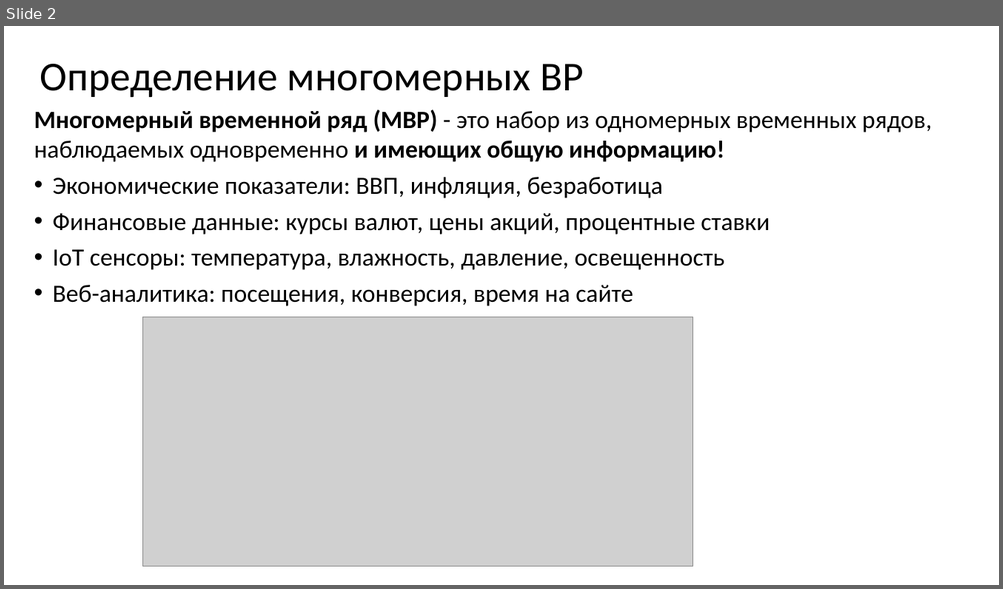
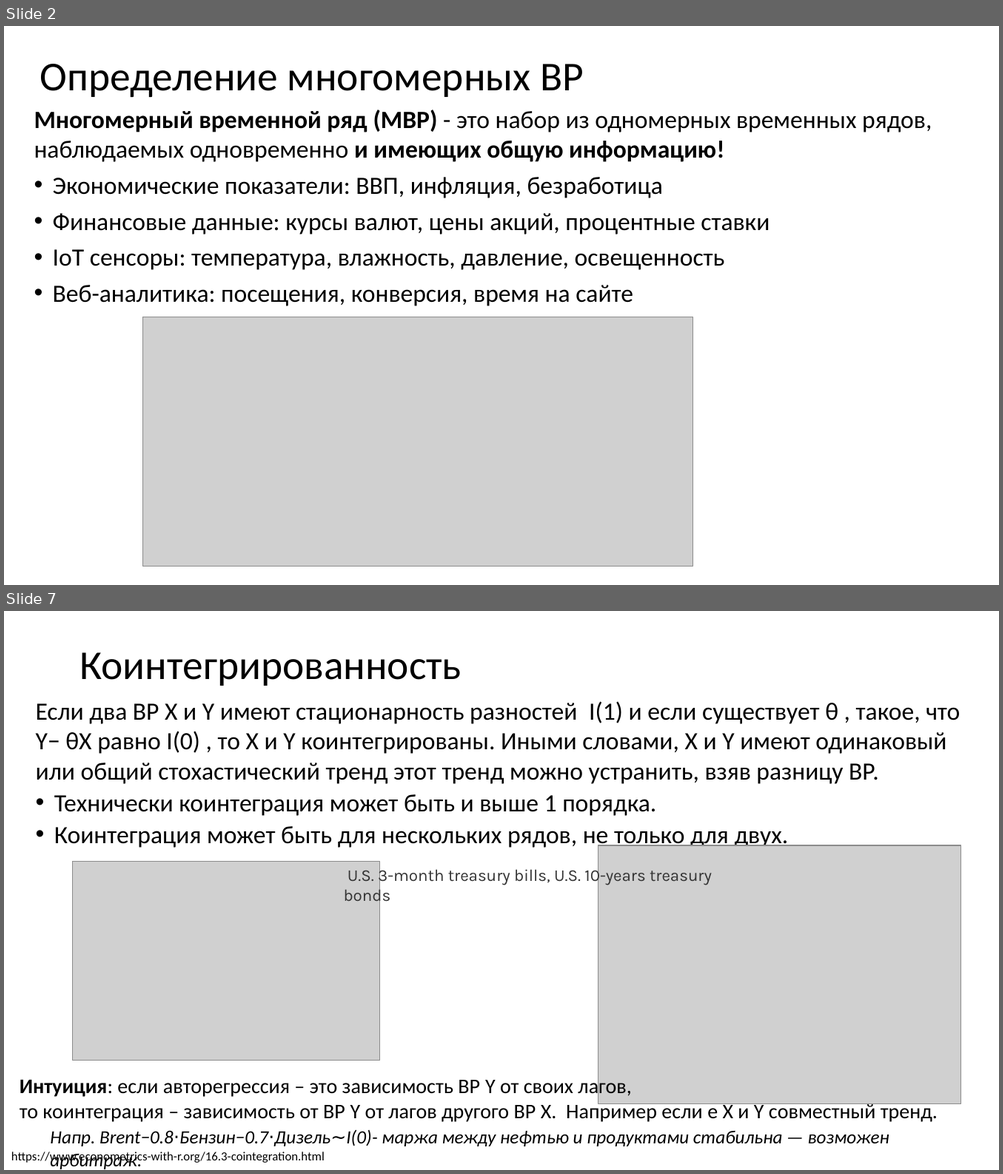
Before and after one commit to MVRonkin/TimeSeriesCourse, a slide deck: 2025/LEC/06-1 многомерные ВР.pptx. Shown one above the other, each under a label of ours: slide 2 before the commit, slides 2 and 7 after it; the slides between them are not shown. The pictures are 1003x589 and 1003x1174 pixels, drawn with LibreOffice and Linux fonts; fonts in the diff are those of the drawing; grey boxes stand for pictures. Boxes give left, top, right and bottom in pixels: in the first picture for what was removed or moved away, otherwise in the second. Text is boxed around its words. In the diff, an @@ line names an element or a change of style, - is before the commit and + after.

```diff
--- a/2025/LEC/06-1 многомерные ВР.pptx
+++ b/2025/LEC/06-1 многомерные ВР.pptx
@@ slide 7 added at [4,611,999,1170], background #FFFFFF @@
@@ title added at [79,652,461,686], 39.6 pt, text #000000 @@
+Коинтегрированность
@@ text added at [36,701,959,849], 24 pt, text #000000 @@
+Если два ВР X и Y имеют стационарность разностей I(1) и если существует θ , такое, что Y− θX равно I(0) , то X и Y коинтегрированы. Иными словами, X и Y имеют одинаковый или общий стохастический тренд этот тренд можно устранить, взяв разницу ВР.
+• Технически коинтеграция может быть и выше 1 порядка.
+• Коинтеграция может быть для нескольких рядов, не только для двух.
@@ picture added at [599,846,961,1105] @@
@@ picture added at [73,862,380,1061] @@
@@ text added at [347,866,711,886], 16 pt, text #333333 @@
+U.S. 3-month treasury bills, U.S. 10-years treasury bonds
@@ text added at [20,1076,937,1122], 20 pt, text #000000 @@
+Интуиция: если авторегрессия – это зависимость ВР Y от своих лагов,
+то коинтеграция – зависимость от ВР Y от лагов другого ВР X. Например если e X и Y совместный тренд.
@@ text added at [50,1130,889,1147], 18 pt, text #000000, italic @@
+Напр. Brent−0.8⋅Бензин−0.7⋅Дизель∼I(0)- маржа между нефтью и продуктами стабильна — возможен арбитраж.
@@ text added at [11,1152,324,1165], 12 pt, text #000000 @@
+https://www.econometrics-with-r.org/16.3-cointegration.html
```
Also in this commit, not shown: 5 slides changed, 3 other slides added.
